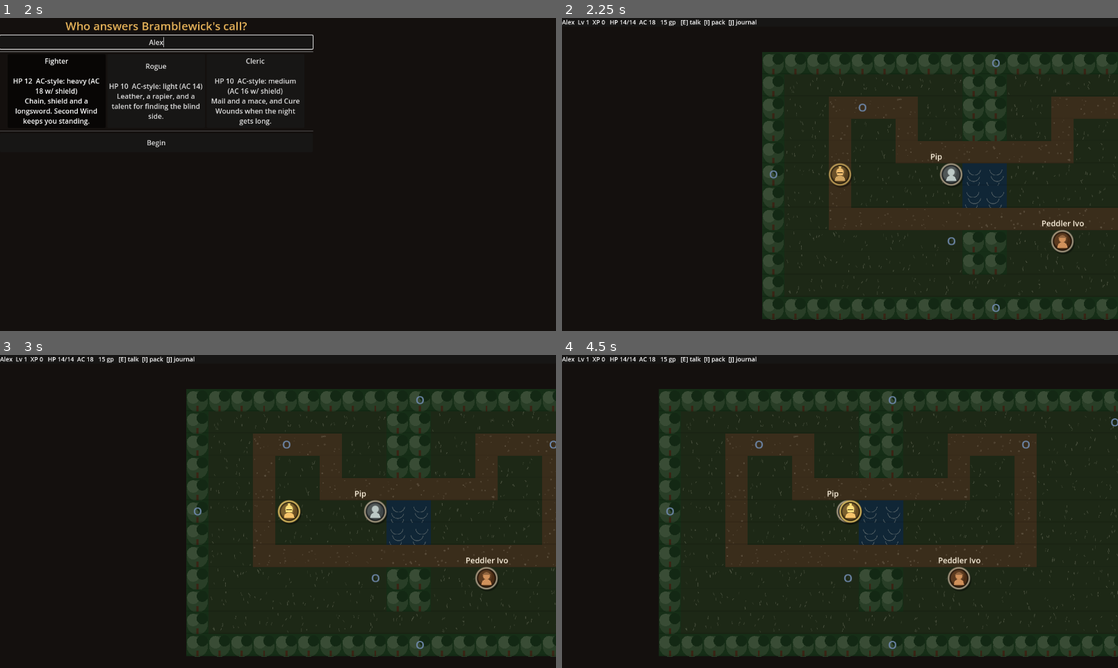
Above: before the commit, frames 1-4 (two rows, left to right).
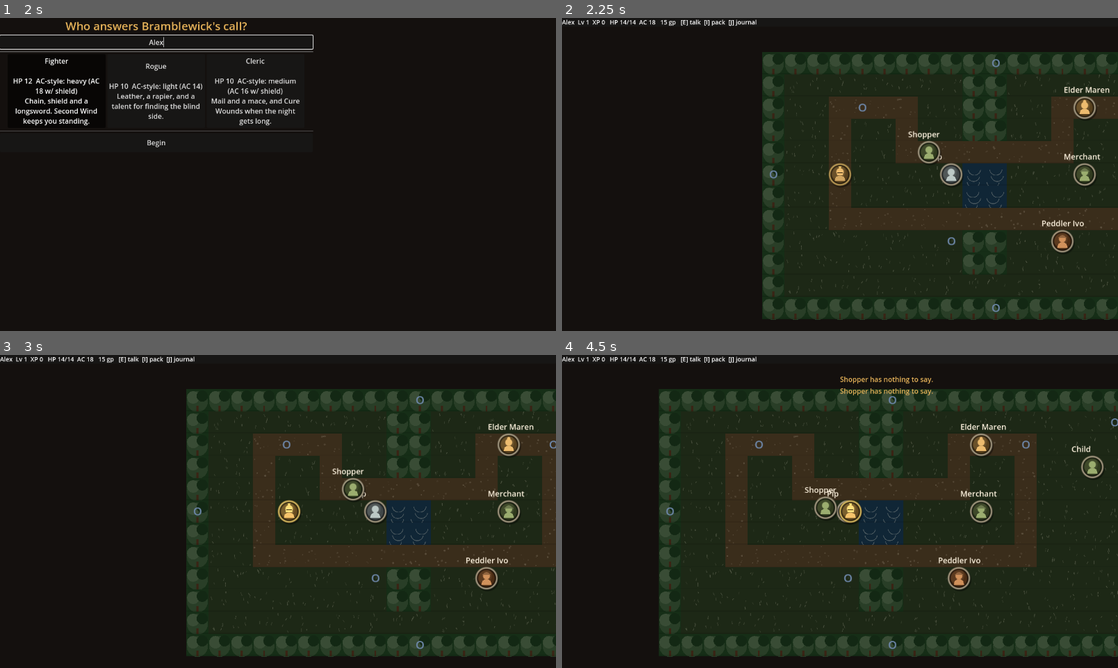
Above: after the commit, the same moments.

Repository: joshuaparris-max/bramblewick
Game: Godot game, scene res://scenes/main/main.tscn
Same seed, same stepped clock (60 frames per second), same inputs: the game is played once before the commit and once after it.
Inputs (mouse positions are in pixels of both pictures, inside the frame that each line leads up to):
- Up to frame 1 (2 s): click "New Adventure" at 0.5 s; click (155, 43) at 1.27 s; type "Alex" at 1.35 s
- Up to frame 2 (2.25 s): click "Begin" at 2 s
- Up to frame 3 (3 s): tap Enter at 2.75 s; move the mouse to (400, 495) at 2.77 s; hold D (move_right) from 2.78 s (still down); hold E (interact) from 2.78 s (still down); click (400, 495) at 2.92 s
- Up to frame 4 (4.5 s): tap Space at 3.02, 3.05, 3.32 s; release D (move_right) at 3.5 s; release E (interact) at 3.5 s; drag from (728, 527) to (923, 398) at 3.52 s; move the mouse to (895, 442) at 4.27 s; hold D (move_right) from 4.28 s (still down); hold E (interact) from 4.28 s (still down)

Frame 1 is identical in both runs. In frame 2, 0.8% of the frame differs, in the area x 62-99%, y 22-54%; in frame 3, 0.8%; in frame 4, 1.3%, in the area x 43-98%, y 6-54%.

Commit message:
Move residents into workplaces and add ambient population

Diff:
--- a/data/maps/b_bakery.json
+++ b/data/maps/b_bakery.json
@@ -41,7 +41,9 @@
     }
   ],
   "chests": [],
-  "npcs": [],
+  "npcs": [
+    "liora"
+  ],
   "monsters": [],
   "decorations": [
     {
--- a/data/maps/b_general_store.json
+++ b/data/maps/b_general_store.json
@@ -41,7 +41,9 @@
     }
   ],
   "chests": [],
-  "npcs": [],
+  "npcs": [
+    "kael"
+  ],
   "monsters": [],
   "decorations": [
     {
--- a/data/maps/b_inn.json
+++ b/data/maps/b_inn.json
@@ -41,7 +41,10 @@
     }
   ],
   "chests": [],
-  "npcs": [],
+  "npcs": [
+    "silas_inn",
+    "elara"
+  ],
   "monsters": [],
   "decorations": [
     {
--- a/data/maps/village_civic.json
+++ b/data/maps/village_civic.json
@@ -69,7 +69,10 @@
   "chests": [],
   "npcs": [
     "aldith",
-    "rurik"
+    "vane",
+    "rurik",
+    "amb_civic1",
+    "amb_civic2"
   ],
   "monsters": []
 }
--- a/data/maps/village_crafts.json
+++ b/data/maps/village_crafts.json
@@ -67,6 +67,13 @@
     }
   ],
   "chests": [],
-  "npcs": [],
+  "npcs": [
+    "smith",
+    "garret",
+    "nyssa",
+    "yanni",
+    "amb_crafts1",
+    "amb_crafts2"
+  ],
   "monsters": []
 }
--- a/data/maps/village_market.json
+++ b/data/maps/village_market.json
@@ -116,8 +116,12 @@
   ],
   "chests": [],
   "npcs": [
+    "elder",
     "ivo",
-    "pip"
+    "pip",
+    "amb_market1",
+    "amb_market2",
+    "amb_market3"
   ],
   "monsters": []
 }
--- a/data/maps/village_old.json
+++ b/data/maps/village_old.json
@@ -56,7 +56,11 @@
   ],
   "chests": [],
   "npcs": [
-    "silas_adv"
+    "olen",
+    "silas_adv",
+    "vorn",
+    "amb_old1",
+    "amb_old2"
   ],
   "monsters": []
 }
--- a/data/maps/village_outskirts.json
+++ b/data/maps/village_outskirts.json
@@ -81,7 +81,11 @@
   "chests": [],
   "npcs": [
     "fenn",
-    "clem"
+    "tor",
+    "clem",
+    "kade",
+    "amb_outskirts1",
+    "amb_outskirts2"
   ],
   "monsters": []
 }
--- a/data/maps/village_river.json
+++ b/data/maps/village_river.json
@@ -56,8 +56,11 @@
   ],
   "chests": [],
   "npcs": [
+    "hobb",
     "bran",
-    "barl"
+    "barl",
+    "amb_river1",
+    "amb_river2"
   ],
   "monsters": []
 }
--- a/data/npcs/npcs.json
+++ b/data/npcs/npcs.json
@@ -440,5 +440,191 @@
     "schedule": "static",
     "color": "d8cbb3",
     "quest_hooks": []
+  },
+  {
+    "id": "amb_market1",
+    "name": "Shopper",
+    "icon": "bust",
+    "map": "village_market",
+    "pos": [
+      7,
+      4
+    ],
+    "dialogue": "",
+    "ambient": true,
+    "wander_radius": 3
+  },
+  {
+    "id": "amb_market2",
+    "name": "Merchant",
+    "icon": "bust_cap",
+    "map": "village_market",
+    "pos": [
+      14,
+      5
+    ],
+    "dialogue": "",
+    "ambient": true,
+    "wander_radius": 2
+  },
+  {
+    "id": "amb_market3",
+    "name": "Child",
+    "icon": "bust",
+    "map": "village_market",
+    "pos": [
+      18,
+      3
+    ],
+    "dialogue": "",
+    "ambient": true,
+    "wander_radius": 4
+  },
+  {
+    "id": "amb_crafts1",
+    "name": "Laborer",
+    "icon": "bust",
+    "map": "village_crafts",
+    "pos": [
+      8,
+      5
+    ],
+    "dialogue": "",
+    "ambient": true,
+    "wander_radius": 3
+  },
+  {
+    "id": "amb_crafts2",
+    "name": "Apprentice",
+    "icon": "bust",
+    "map": "village_crafts",
+    "pos": [
+      12,
+      4
+    ],
+    "dialogue": "",
+    "ambient": true,
+    "wander_radius": 2
+  },
+  {
+    "id": "amb_old1",
+    "name": "Pilgrim",
+    "icon": "bust_hood",
+    "map": "village_old",
+    "pos": [
+      7,
+      7
+    ],
+    "dialogue": "",
+    "ambient": true,
+    "wander_radius": 3
+  },
+  {
+    "id": "amb_old2",
+    "name": "Beggar",
+    "icon": "bust",
+    "map": "village_old",
+    "pos": [
+      14,
+      6
+    ],
+    "dialogue": "",
+    "ambient": true,
+    "wander_radius": 1
+  },
+  {
+    "id": "amb_river1",
+    "name": "Fisher",
+    "icon": "bust_cap",
+    "map": "village_river",
+    "pos": [
+      16,
+      7
+    ],
+    "dialogue": "",
+    "ambient": true,
+    "wander_radius": 2
+  },
+  {
+    "id": "amb_river2",
+    "name": "Docker",
+    "icon": "bust",
+    "map": "village_river",
+    "pos": [
+      10,
+      8
+    ],
+    "dialogue": "",
+    "ambient": true,
+    "wander_radius": 4
+  },
+  {
+    "id": "amb_civic1",
+    "name": "Patrol",
+    "icon": "knight",
+    "map": "village_civic",
+    "pos": [
+      10,
+      4
+    ],
+    "dialogue": "",
+    "ambient": true,
+    "patrol": [
+      [
+        10,
+        4
+      ],
+      [
+        14,
+        4
+      ],
+      [
+        14,
+        8
+      ],
+      [
+        10,
+        8
+      ]
+    ]
+  },
+  {
+    "id": "amb_civic2",
+    "name": "Acolyte",
+    "icon": "bust_hood",
+    "map": "village_civic",
+    "pos": [
+      5,
+      4
+    ],
+    "dialogue": "",
+    "ambient": true,
+    "wander_radius": 2
+  },
+  {
+    "id": "amb_outskirts1",
+    "name": "Farmer",
+    "icon": "bust_cap",
+    "map": "village_outskirts",
+    "pos": [
+      6,
+      7
+    ],
+    "dialogue": "",
+    "ambient": true,
+    "wander_radius": 3
+  },
+  {
+    "id": "amb_outskirts2",
+    "name": "Traveler",
+    "icon": "bust",
+    "map": "village_outskirts",
+    "pos": [
+      15,
+      6
+    ],
+    "dialogue": "",
+    "ambient": true,
+    "wander_radius": 4
   }
 ]
--- a/scripts/npcs/npc.gd
+++ b/scripts/npcs/npc.gd
@@ -1,36 +1,92 @@
 extends Area2D
-## MODULE: NPCs
-## PURPOSE: A data-driven NPC body in the world. Its DEFINITION (name, map,
-##   position, dialogue id, faction, quest hooks, schedule placeholder) lives
-##   in data/npcs/npcs.json. Interacting only ASKS for dialogue via EventBus -
-##   this node holds zero conversation logic.
-## SAFE TO EDIT: visuals (swap Label glyph for Sprite2D), idle wander,
-##   schedule handling using def["schedule"].
-## DANGEROUS: emitting anything other than dialogue_requested from interact().
-## PUBLIC API: setup(npc_id), interact()
-## FUTURE: schedules (def has a placeholder), pathfinding, portraits, barks.
 
 const TILE := 32
 var npc_id: String
 var _def: Dictionary
+var _base_pos: Vector2
+var _wander_radius: int
+var _patrol: Array
+var _patrol_idx: int = 0
+var _ambient: bool = false
+var _in_dialogue: bool = false
+
+var _move_timer: Timer
 
 func setup(id: String) -> void:
 	npc_id = id
 	_def = Db.get_npc(id)
+	_ambient = _def.get("ambient", false)
+	_wander_radius = _def.get("wander_radius", 0)
+	_patrol = _def.get("patrol", [])
 
 func _ready() -> void:
 	add_to_group("interactable")
 	position = Vector2(_def["pos"][0] * TILE + TILE / 2.0, _def["pos"][1] * TILE + TILE / 2.0)
+	_base_pos = position
+
 	var shape := CollisionShape2D.new()
 	var circle := CircleShape2D.new()
 	circle.radius = 14.0
 	shape.shape = circle
 	add_child(shape)
+
 	var token := TokenIcon.create(_def.get("icon", "bust"), npc_id,
 		Color(_def.get("color", "7fa05a")), Color("c9c4b4"), 13.0)
 	add_child(token)
+
 	var name_lbl := Presentation.world_label(_def.get("name", npc_id), 11, Vector2(-30, -34))
 	add_child(name_lbl)
 
+	EventBus.dialogue_started.connect(func(nid): _in_dialogue = true)
+	EventBus.dialogue_finished.connect(func(nid): _in_dialogue = false)
+
+	if _ambient and (_wander_radius > 0 or _patrol.size() > 0):
+		_move_timer = Timer.new()
+		_move_timer.wait_time = 2.0 + randf() * 2.0
+		_move_timer.autostart = true
+		_move_timer.timeout.connect(_on_move_timer)
+		add_child(_move_timer)
+
+func _on_move_timer() -> void:
+	if _in_dialogue:
+		return
+
+	var target_pos := position
+	if _patrol.size() > 0:
+		_patrol_idx = (_patrol_idx + 1) % _patrol.size()
+		var p = _patrol[_patrol_idx]
+		target_pos = Vector2(p[0] * TILE + TILE / 2.0, p[1] * TILE + TILE / 2.0)
+	else:
+		var dir = [Vector2.UP, Vector2.DOWN, Vector2.LEFT, Vector2.RIGHT][randi() % 4]
+		var candidate = position + dir * TILE
+		if candidate.distance_to(_base_pos) <= _wander_radius * TILE:
+			target_pos = candidate
+
+	if target_pos != position:
+		_try_move(target_pos)
+		_move_timer.wait_time = 2.0 + randf() * 2.0
+
+func _try_move(target: Vector2) -> void:
+	var space := get_world_2d().direct_space_state
+	var q := PhysicsPointQueryParameters2D.new()
+	q.position = target
+	q.collision_mask = 1 # Environment/statics
+	q.collide_with_areas = true
+	var res = space.intersect_point(q)
+
+	var blocked = false
+	for hit in res:
+		if hit.collider is StaticBody2D: blocked = true
+		if hit.collider.is_in_group("portal"): blocked = true
+		if hit.collider.is_in_group("npc") and hit.collider != self: blocked = true
+
+	if not blocked:
+		var tw := create_tween()
+		tw.tween_property(self, "position", target, 0.3)
+
 func interact() -> void:
-	EventBus.dialogue_requested.emit(_def.get("dialogue", ""), npc_id)
+	var d_id = _def.get("dialogue", "")
+	if d_id != "":
+		EventBus.dialogue_requested.emit(d_id, npc_id)
+	else:
+		EventBus.toast.emit(str(_def.get("name", "Someone")) + " has nothing to say.")
Not shown, added: add_ambient_npcs.py
